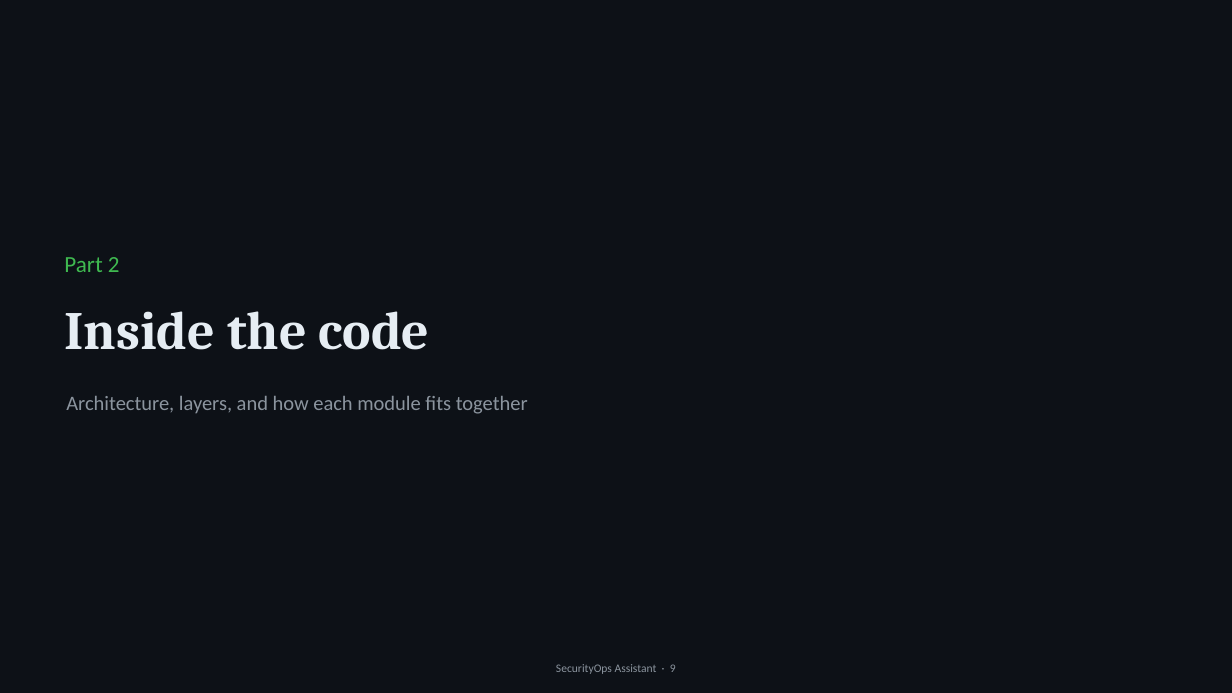
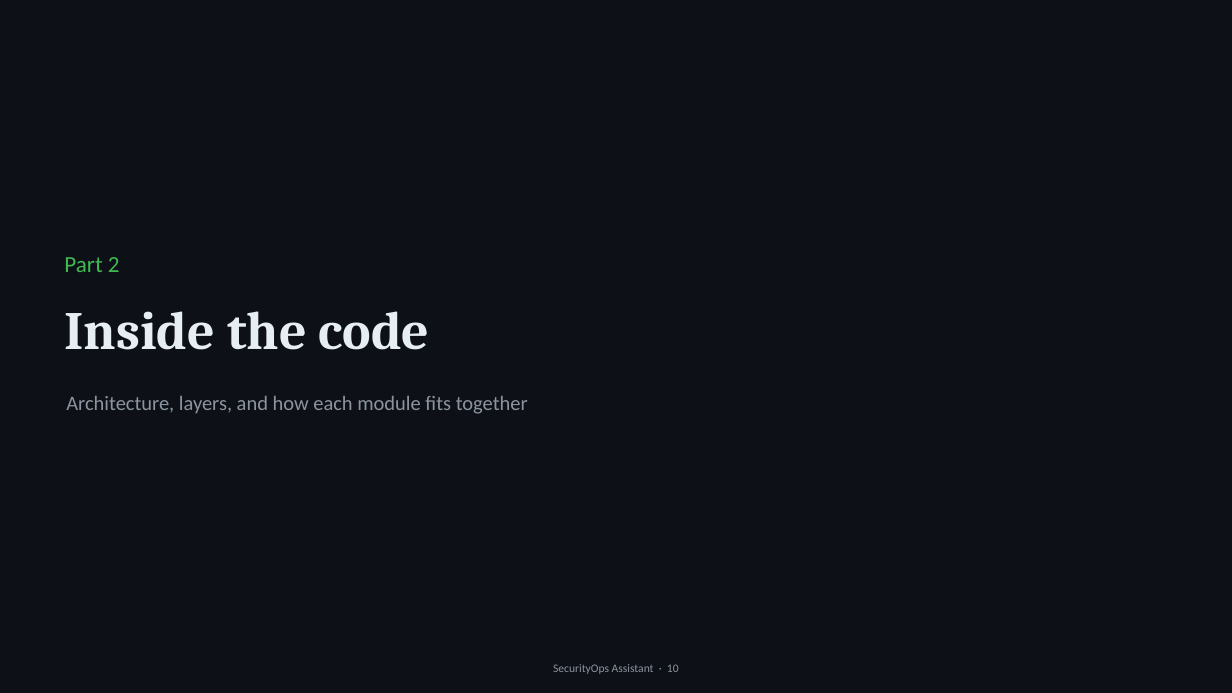
Before and after one commit to niyant07/SecurityOps-Assistant, a slide deck: slide 10 of SecurityOps-Assistant.pptx (slide 9 before the commit). Drawn at 1232x693 pixels with LibreOffice and Linux fonts; fonts in the diff are those of the drawing. Boxes give left, top, right and bottom in pixels: in the first picture for what was removed or moved away, otherwise in the second. Text is boxed around its words. In the diff, an @@ line names an element or a change of style, - is before the commit and + after.

```diff
--- a/SecurityOps-Assistant.pptx
+++ b/SecurityOps-Assistant.pptx
@@ text at (553, 664, 679, 674): text changed @@
-SecurityOps Assistant · 9
+SecurityOps Assistant · 10
```
Also in this commit, not shown: 12 other slides changed, 2 slides added, 1 other file.
